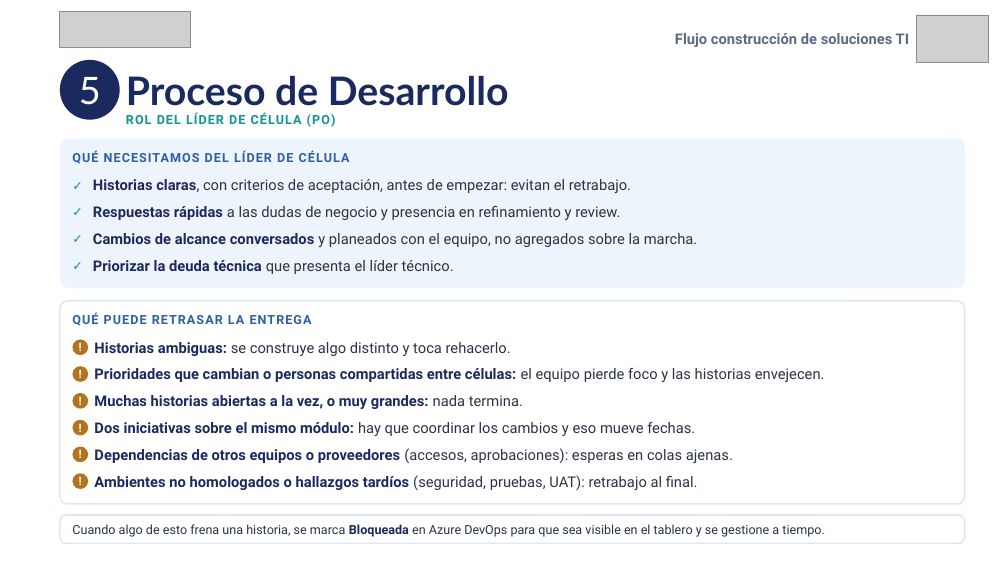
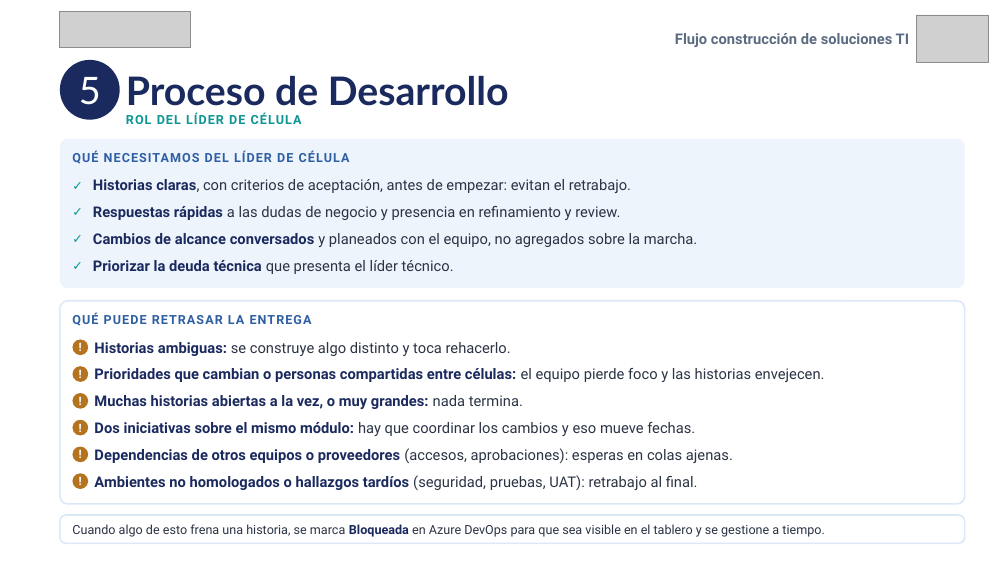
Before and after one commit to estibenlicona/guides, a slide deck: slide 16 of Flujo construcción de soluciones TI_Líder_Célula_v3.pptx. Drawn at 1008x567 pixels with LibreOffice and Linux fonts; fonts in the diff are those of the drawing; grey boxes stand for pictures. Boxes give left, top, right and bottom in pixels: in the first picture for what was removed or moved away, otherwise in the second. Text is boxed around its words. In the diff, an @@ line names an element or a change of style, - is before the commit and + after.

```diff
--- a/Flujo construcción de soluciones TI_Líder_Célula_v3.pptx
+++ b/Flujo construcción de soluciones TI_Líder_Célula_v3.pptx
@@ text at <box>126,112,302,124</box>: text changed @@
-ROL DEL LÍDER DE CÉLULA (PO)
+ROL DEL LÍDER DE CÉLULA
```
Also in this commit, not shown: 5 other slides changed.
